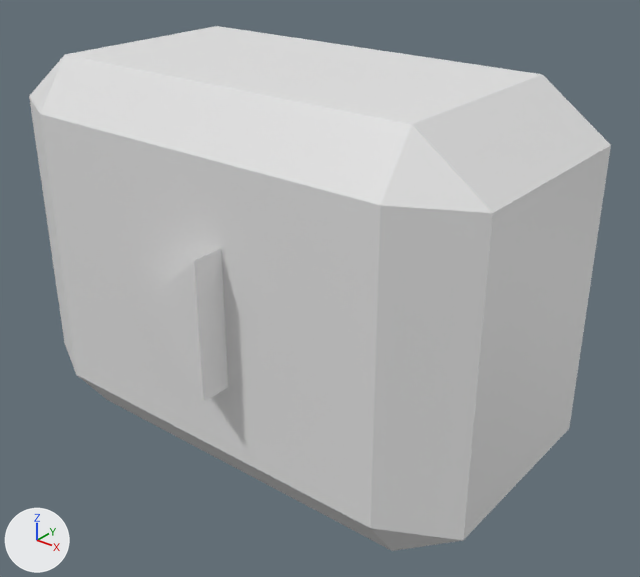
A saved change to the FBX model myGame/Content/play_button_animation.fbx.
The view is the same before and after, from a 50 mm lens placed at (3.83, -4.5, 2.63), pointed at (0.2, 0.04, -0.19). The axes (+X, +Y, +Z) are drawn at lower left. The lights are the same throughout. Where no turn or scale is listed for an object, it has been applied to the vertices.

In view in the first picture: 'Button', 'Triangle'.
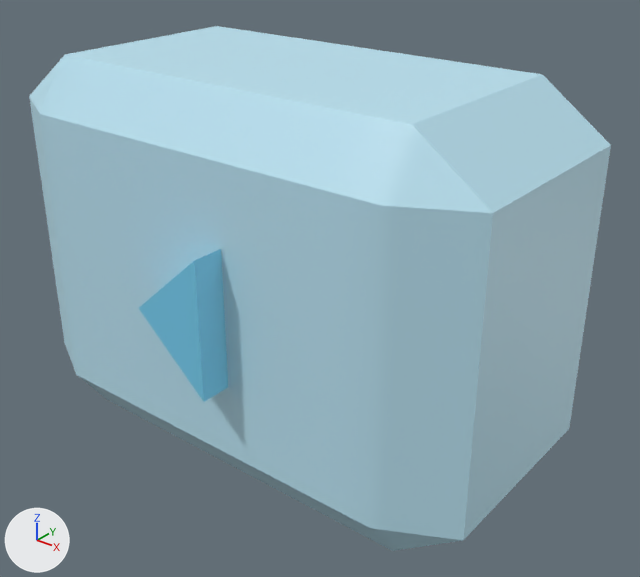
Where the newer file only moved an object's origin or applied its transform, the numbers keep the older frame.

What differs and where, as boxes (x1, y1, x2, y2) in the pictures (640 x 577 px):
'Button', recoloured (white to cyan)
    both: (29, 26, 611, 551)
'Triangle', recoloured (white to cyan)
    both: (139, 249, 228, 402)

The change, as a diff of the scene's bpy script:
```diff
--- a/myGame/Content/play_button_animation.fbx.py
+++ b/myGame/Content/play_button_animation.fbx.py
@@ mat_darkblue @@
+mat_darkblue = principled_material('DarkBlue')
+mat_darkblue.base_color = (0.184, 0.631, 0.871)  # cyan #77d0f0
@@ mat_lightblue @@
+mat_lightblue = principled_material('LightBlue')
+mat_lightblue.base_color = (0.503, 0.784, 0.905)  # cyan #bce5f4
@@ me_cube_001 @@
 me_cube_001.from_pydata(...)  # 1410 vertices, 1664 faces; spans x -1.92..1.92, y -1.0..1.0, z -1.41..1.41
-me_cube_001.materials.append(mat_material)  # white #e7e7e7
+me_cube_001.materials.append(mat_lightblue)  # cyan #bce5f4
@@ me_cylinder_001 @@
 me_cylinder_001.from_pydata(...)  # 6 vertices, 5 faces; spans x -0.37..0.19, y -1.23..1.23, z -0.49..0.49
+me_cylinder_001.materials.append(mat_darkblue)  # cyan #77d0f0
```
